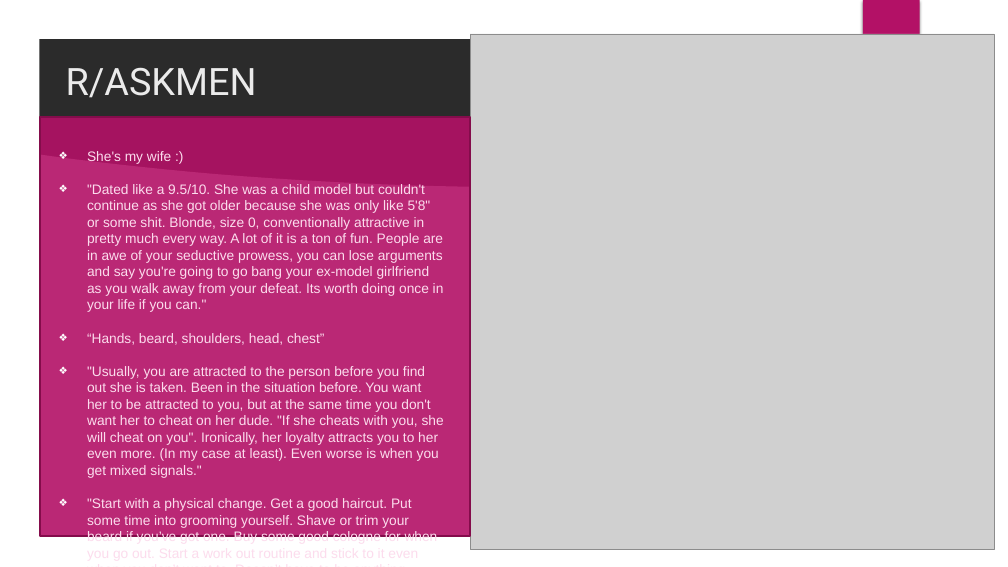
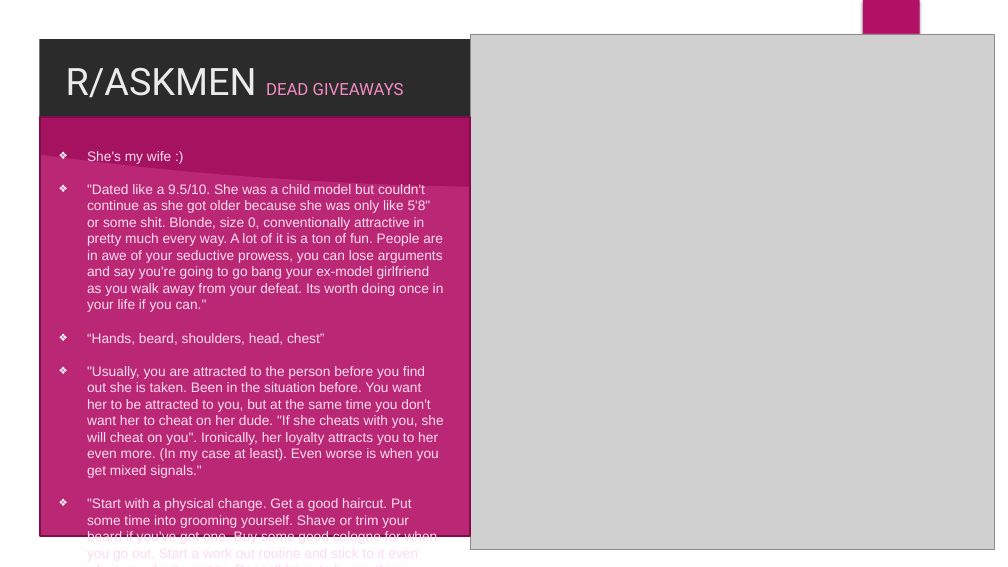
Before and after one commit to eamonious/reddit-comment-gender, a slide deck: slide 9 of project3.pptx (slide 8 before the commit). Drawn at 1008x567 pixels with LibreOffice and Linux fonts; fonts in the diff are those of the drawing; grey boxes stand for pictures; background and template pictures are left out; a plain dark background stands for a picture behind light text. Boxes give left, top, right and bottom in pixels: in the first picture for what was removed or moved away, otherwise in the second. Text is boxed around its words. In the diff, an @@ line names an element or a change of style, - is before the commit and + after.

```diff
--- a/project3.pptx
+++ b/project3.pptx
@@ title at (x1=66, y1=67, x2=404, y2=98): text changed; size 36 to 16 pt; text colour #EBEBEB to #F48CC3 @@
-R/ASKMEN
+R/ASKMEN DEAD GIVEAWAYS
```
Also in this commit, not shown: 8 other slides changed, 3 slides added, 2 slides removed, 40 other files.
